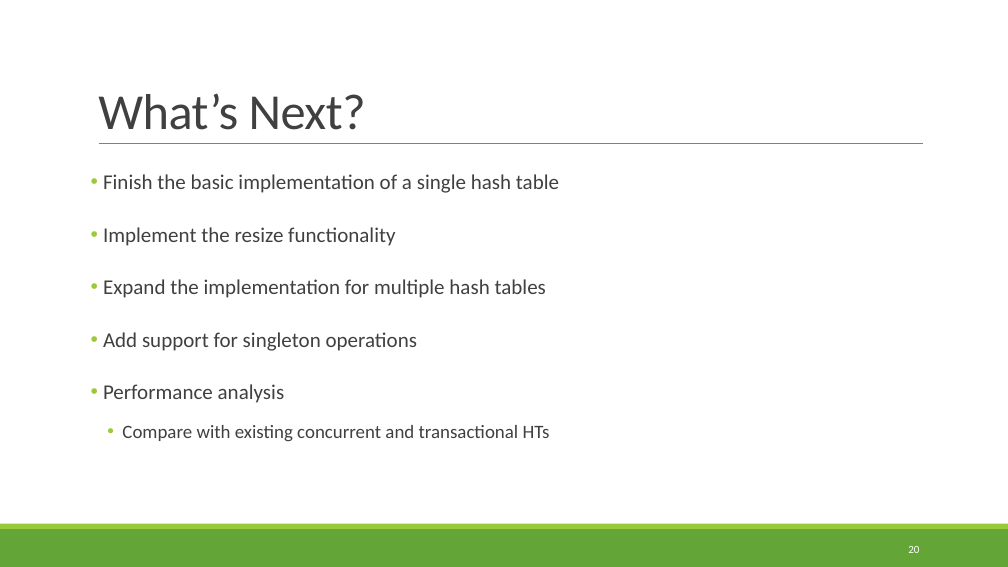
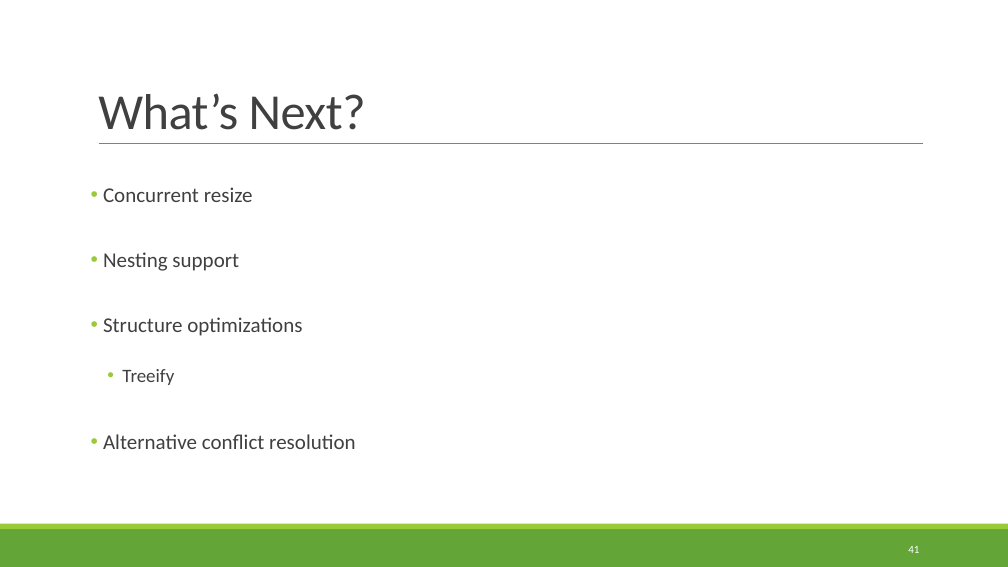
Before and after one commit to itssapir/TXHashMap, a slide deck: slide 41 of Docs/Presentation_final.pptx (slide 20 before the commit). Drawn at 1008x567 pixels with LibreOffice and Linux fonts; fonts in the diff are those of the drawing. Boxes give left, top, right and bottom in pixels: in the first picture for what was removed or moved away, otherwise in the second. Text is boxed around its words. In the diff, an @@ line names an element or a change of style, - is before the commit and + after.

```diff
--- a/Docs/Presentation_final.pptx
+++ b/Docs/Presentation_final.pptx
@@ text at [103,187,356,449]: text changed @@
-• Finish the basic implementation of a single hash table
-• Implement the resize functionality
-• Expand the implementation for multiple hash tables
-• Add support for singleton operations
-• Performance analysis
-  • Compare with existing concurrent and transactional HTs
+• Concurrent resize
+• Nesting support
+• Structure optimizations
+  • Treeify
+• Alternative conflict resolution
@@ page number at [908,546,919,553]: text changed @@
-20
+41
```
Also in this commit, not shown: 15 other slides changed, 39 slides added, 4 slides removed, 6 other files.
